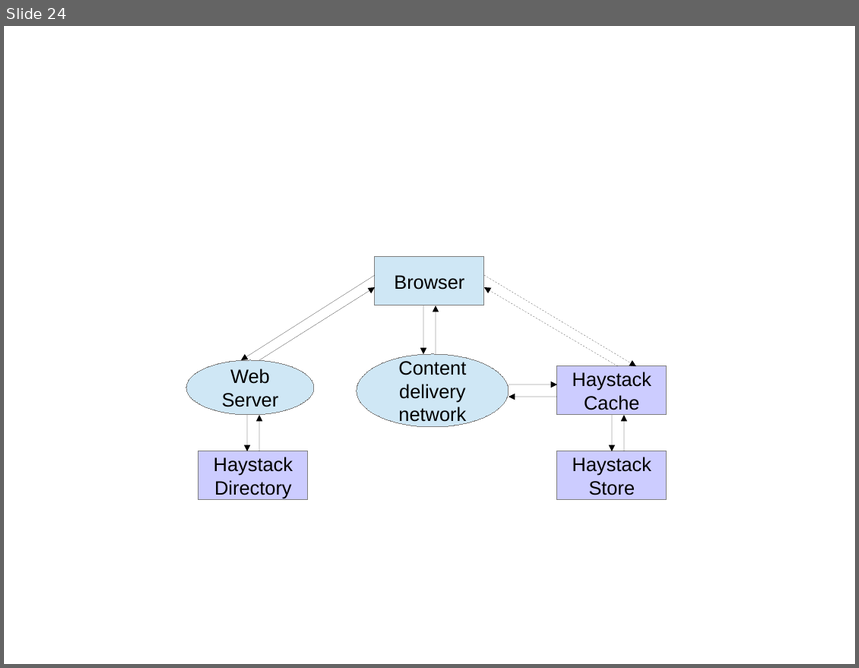
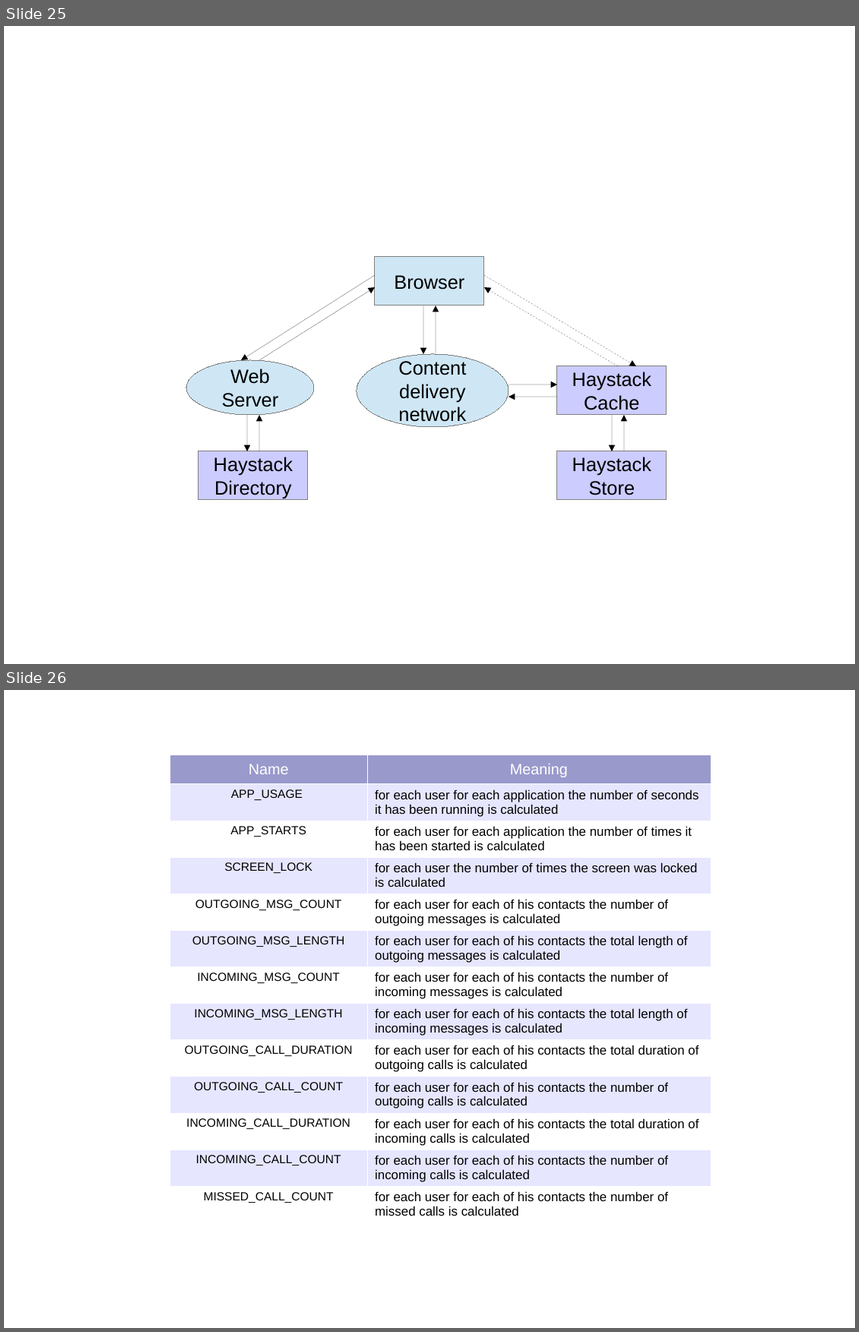
Before and after one commit to Visorgood/LambdaThesis, a slide deck: Thesis/thesis_template/images/Thesis_Images.odp. Shown one above the other, each under a label of ours: slide 24 before the commit, slides 25 and 26 after it. The pictures are 859x668 and 859x1332 pixels, drawn with LibreOffice and Linux fonts; fonts in the diff are those of the drawing. Boxes give left, top, right and bottom in pixels: in the first picture for what was removed or moved away, otherwise in the second. Text is boxed around its words. In the diff, an @@ line names an element or a change of style, - is before the commit and + after.

```diff
--- a/Thesis/thesis_template/images/Thesis_Images.odp
+++ b/Thesis/thesis_template/images/Thesis_Images.odp
@@ slide 26 added at box(4, 690, 855, 1328), background #FFFFFF @@
@@ table added at box(170, 755, 711, 1225), 13 rows, 2 columns @@
+Name | Meaning
+APP_USAGE | for each user for each application the number of seconds it has been running is calculated
+APP_STARTS | for each user for each application the number of times it has been started is calculated
+SCREEN_LOCK | for each user the number of times the screen was locked is calculated
+OUTGOING_MSG_COUNT | for each user for each of his contacts the number of outgoing messages is calculated
+OUTGOING_MSG_LENGTH | for each user for each of his contacts the total length of outgoing messages is calculated
+INCOMING_MSG_COUNT | for each user for each of his contacts the number of incoming messages is calculated
+INCOMING_MSG_LENGTH | for each user for each of his contacts the total length of incoming messages is calculated
+OUTGOING_CALL_DURATION | for each user for each of his contacts the total duration of outgoing calls is calculated
+OUTGOING_CALL_COUNT | for each user for each of his contacts the number of outgoing calls is calculated
+INCOMING_CALL_DURATION | for each user for each of his contacts the total duration of incoming calls is calculated
+INCOMING_CALL_COUNT | for each user for each of his contacts the number of incoming calls is calculated
+MISSED_CALL_COUNT | for each user for each of his contacts the number of missed calls is calculated
@@ what was slide 24 is now slide 25 @@
```
Also in this commit, not shown: 2 other slides added, 9 other files.
